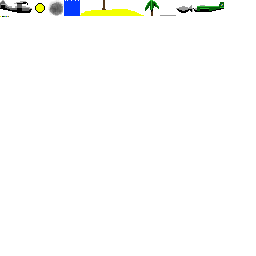
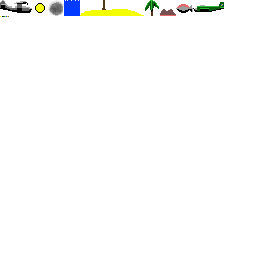
Layer changes from the first 256x256 image to the second:
painted on "tiles.png" over [160, 4, 189, 16]
